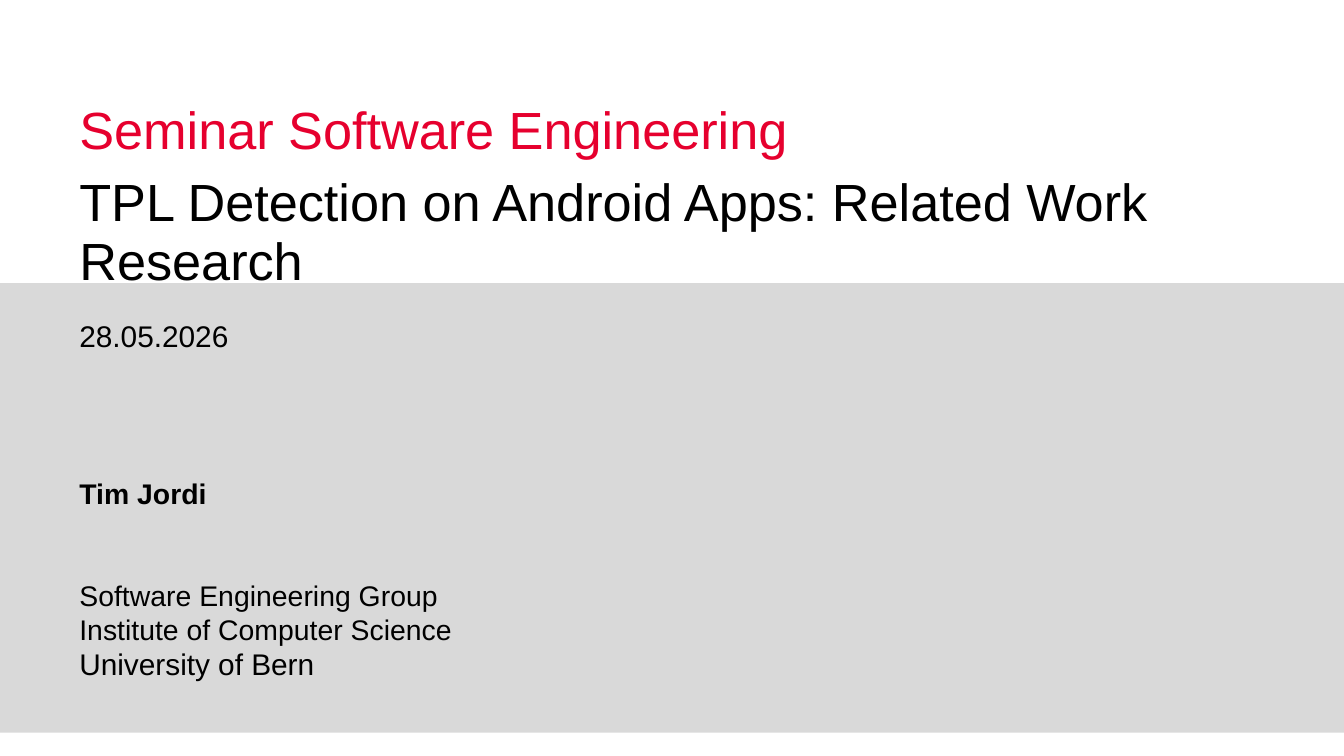
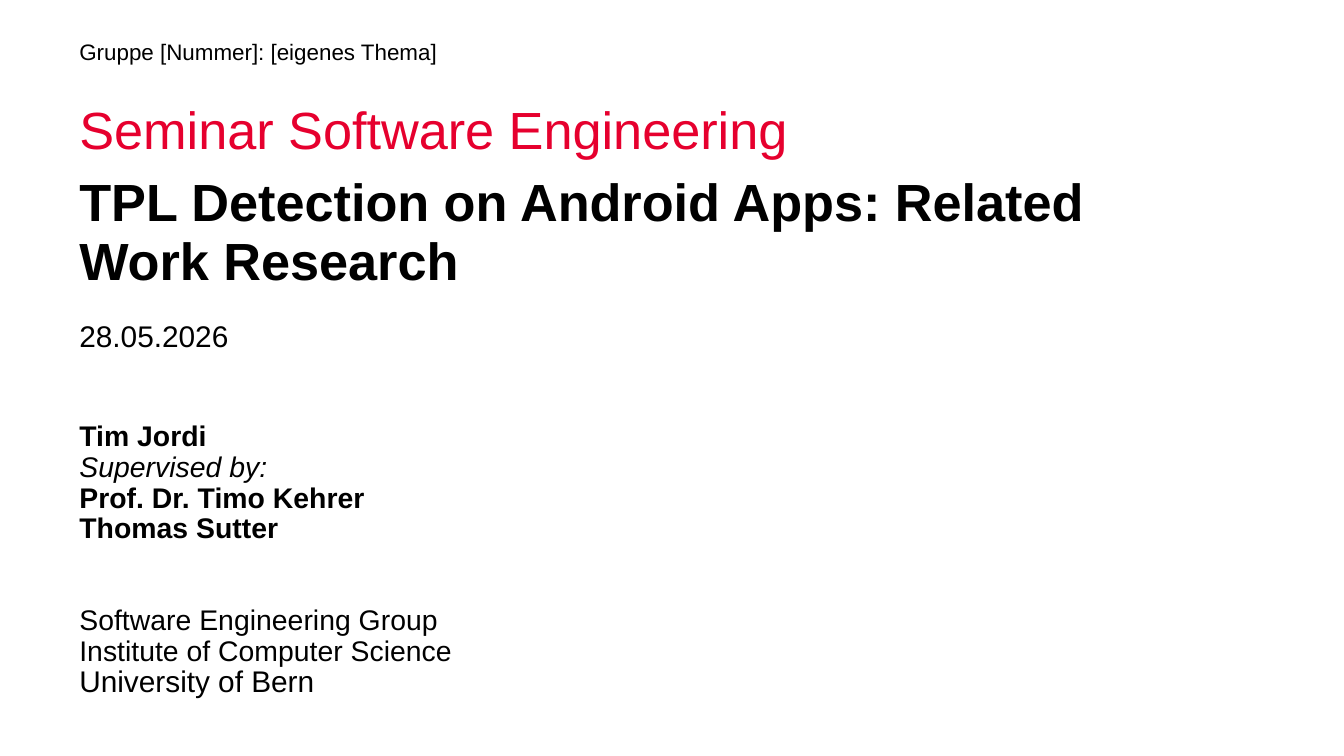
Before and after one commit to X-TPL/X-TPL, a slide deck: slide 1 of Presentations/26_05_26_Seminar.pptx. Drawn at 1344x756 pixels with LibreOffice and Linux fonts; fonts in the diff are those of the drawing; background and template pictures are left out. Boxes give left, top, right and bottom in pixels: in the first picture for what was removed or moved away, otherwise in the second. Text is boxed around its words. In the diff, an @@ line names an element or a change of style, - is before the commit and + after.

```diff
--- a/Presentations/26_05_26_Seminar.pptx
+++ b/Presentations/26_05_26_Seminar.pptx
@@ rectangle removed at [0, 23, 1111, 75] @@
@@ rectangle removed at [0, 284, 1344, 734] @@
@@ text at [79, 425, 452, 698]: line spacing 1 to 0.9 @@
@@ text "Tim Jordi": place and size @@
-text "Tim Jordi" at [79, 483, 452, 681]
+text "Tim Jordi" at [79, 425, 452, 698]
@@ text at [79, 456, 365, 539]: paragraphs added @@
+Supervised by:
+Prof. Dr. Timo Kehrer
+Thomas Sutter
```
Also in this commit, not shown: 9 other slides changed, 9 slides added, 3 slides removed.
